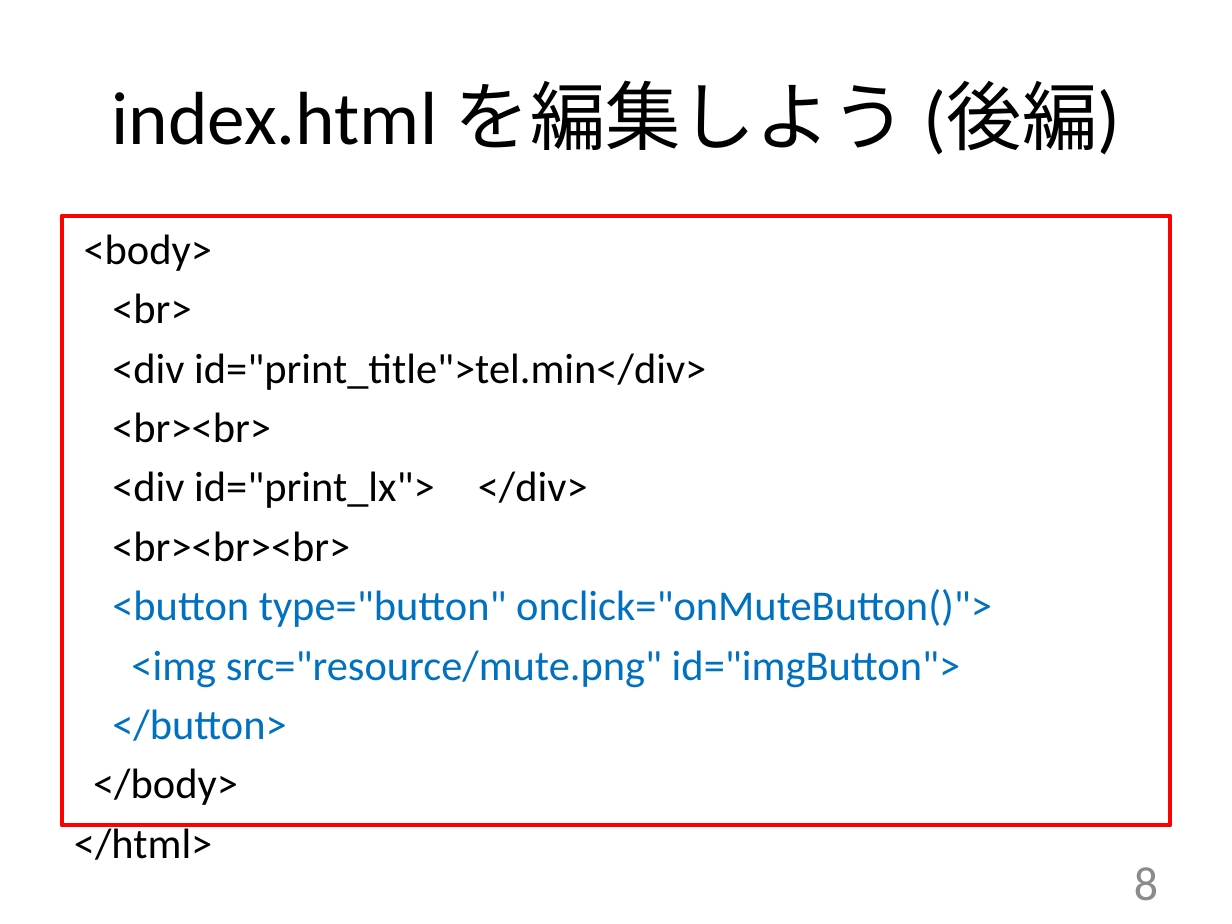
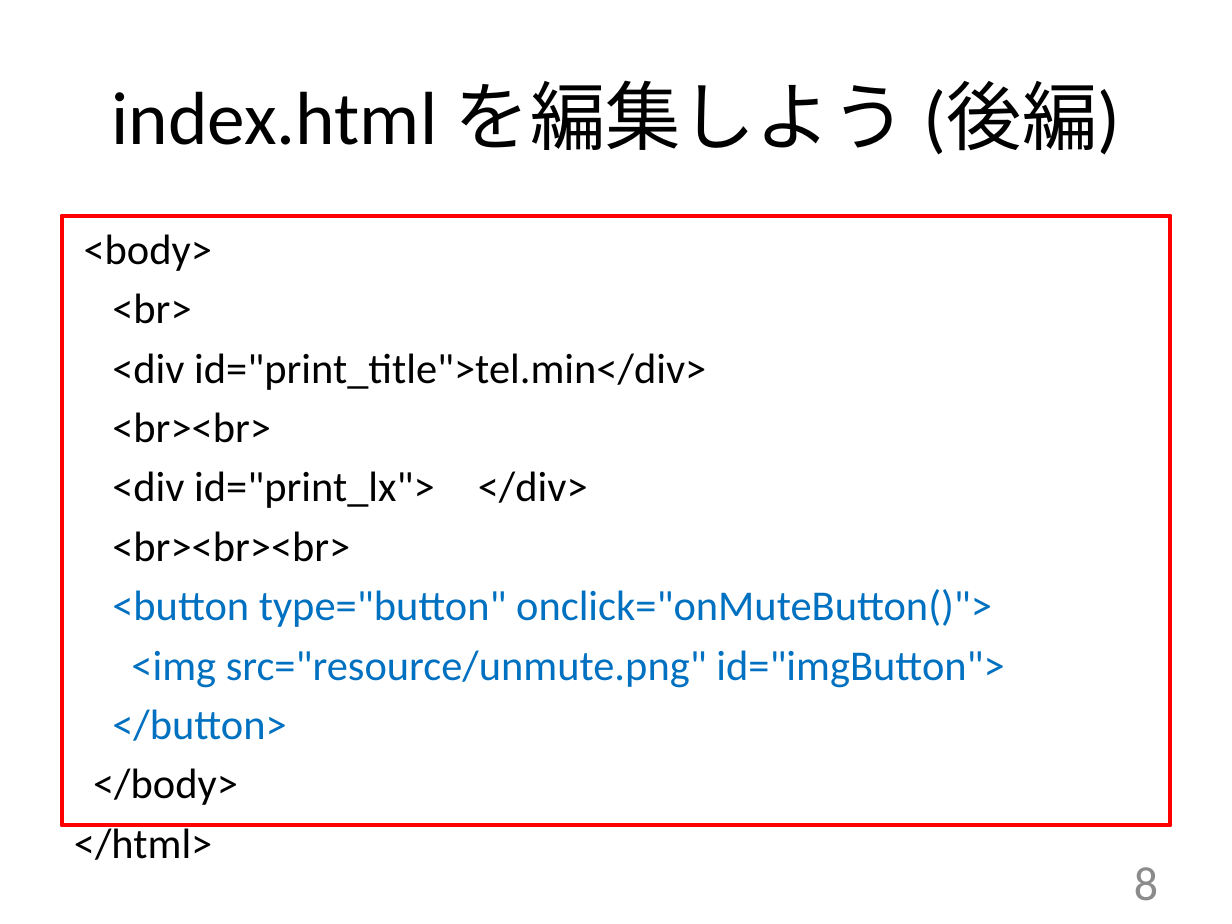
Before and after one commit to chuo-u-openproject/tel.min, a slide deck: slide 8 of ppt/shakyou-03-02_mute.pptx. Drawn at 1232x924 pixels with LibreOffice and Linux fonts; fonts in the diff are those of the drawing; background and template pictures are left out. Boxes give left, top, right and bottom in pixels: in the first picture for what was removed or moved away, otherwise in the second. Text is boxed around its words. In the diff, an @@ line names an element or a change of style, - is before the commit and + after.

```diff
--- a/ppt/shakyou-03-02_mute.pptx
+++ b/ppt/shakyou-03-02_mute.pptx
@@ text at bbox=[131, 650, 1004, 688]: text changed @@
-<img src="resource/mute.png" id="imgButton">
+<img src="resource/unmute.png" id="imgButton">
```
Also in this commit, not shown: 1 other slide changed, 1 other file.
